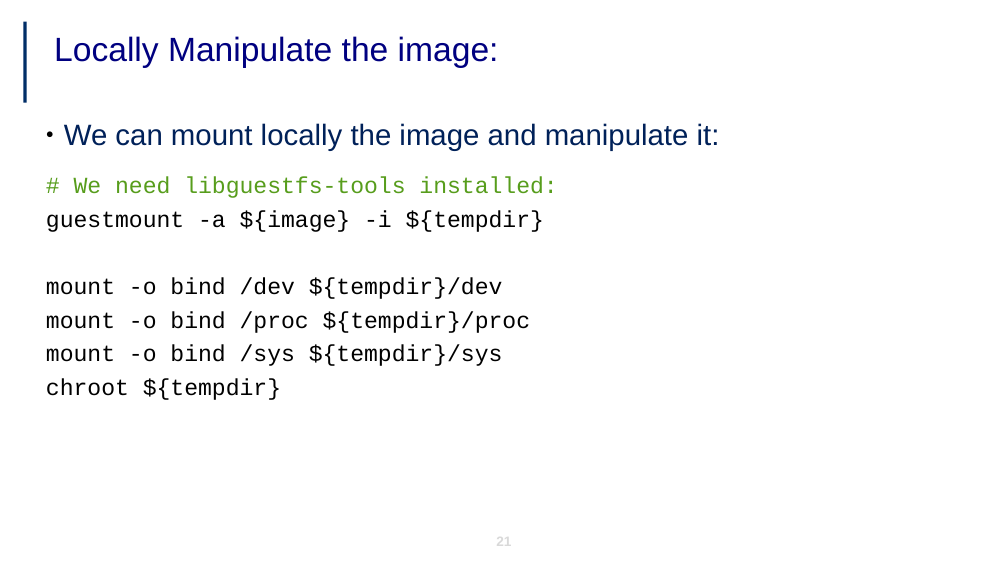
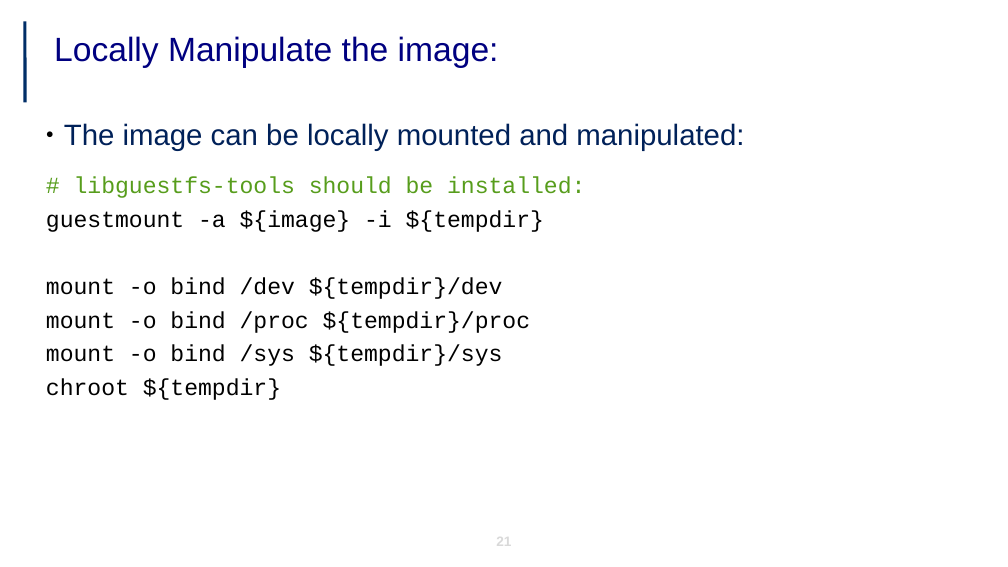
Before and after one commit to jicarretero/SummitMalaga2017, a slide deck: slide 21 of FiwareImageHandling.odp. Drawn at 1008x567 pixels with LibreOffice and Linux fonts; fonts in the diff are those of the drawing; background and template pictures are left out. Boxes give left, top, right and bottom in pixels: in the first picture for what was removed or moved away, otherwise in the second. Text is boxed around its words. In the diff, an @@ line names an element or a change of style, - is before the commit and + after.

Commit message:
Change presentation image and some changes in wording

```diff
--- a/FiwareImageHandling.odp
+++ b/FiwareImageHandling.odp
@@ text at [64,123,744,151]: text changed @@
-● We can mount locally the image and manipulate it:
+● The image can be locally mounted and manipulated:
@@ text at [74,176,585,198]: text changed @@
-# We need libguestfs-tools installed:
+# libguestfs-tools should be installed:
```
Also in this commit, not shown: 17 other slides changed.
